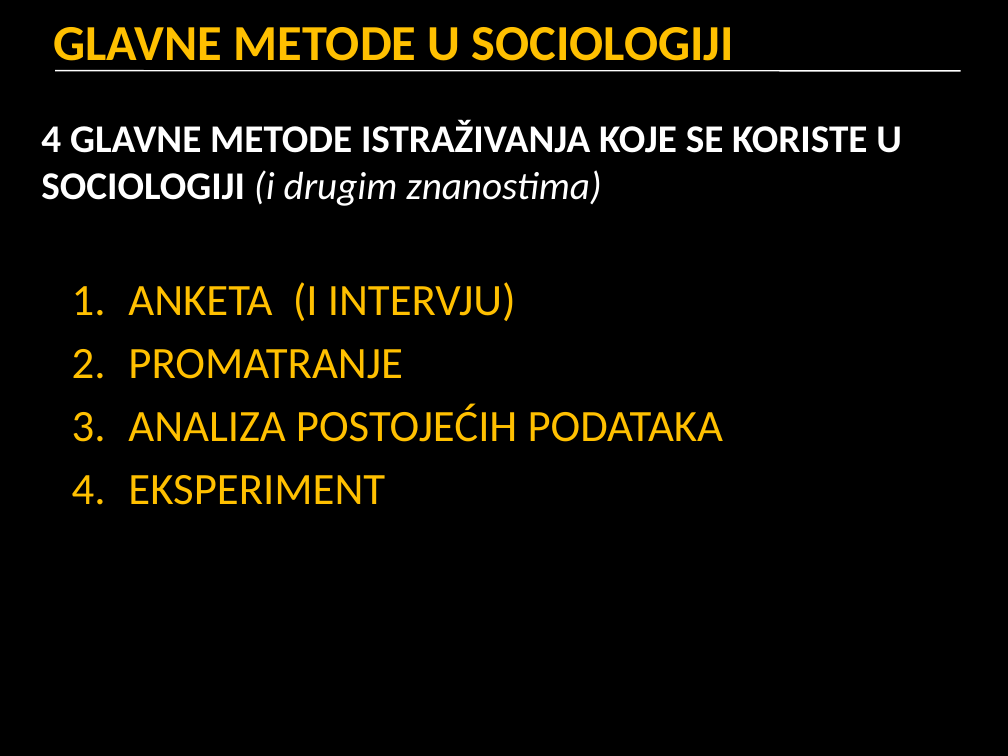
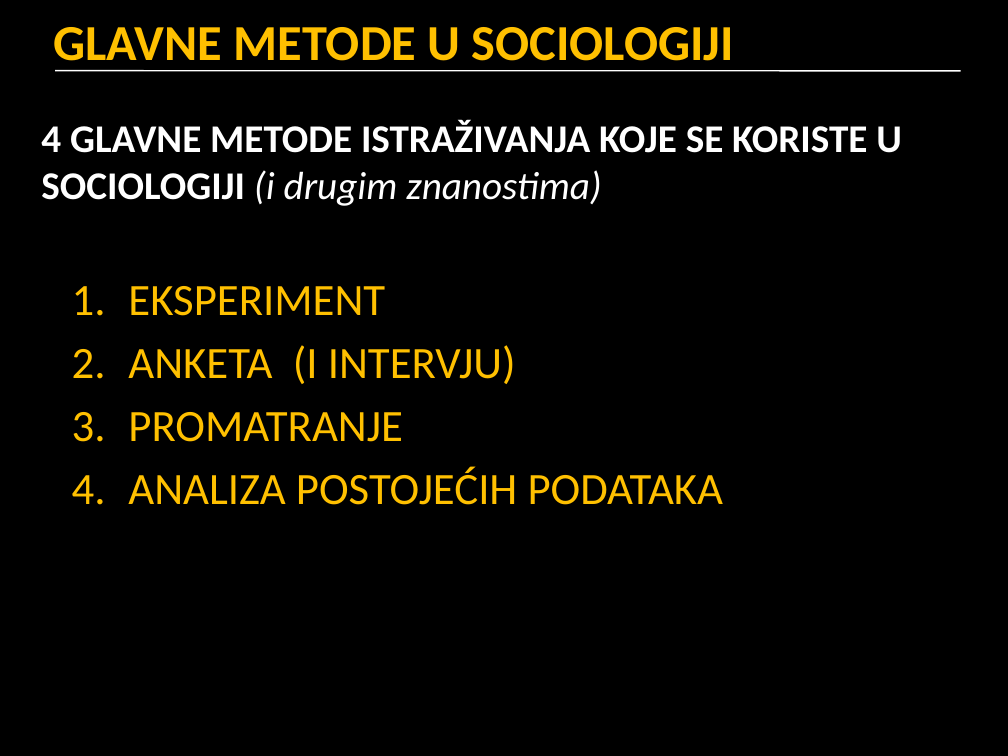
Before and after one commit to cornx/print, a slide deck: slide 27 of data/prezentacije/sociologija/002_metode_istrazivanja.pptx. Drawn at 1008x756 pixels with LibreOffice and Linux fonts; fonts in the diff are those of the drawing. Boxes give left, top, right and bottom in pixels: in the first picture for what was removed or moved away, otherwise in the second. Text is boxed around its words. In the diff, an @@ line names an element or a change of style, - is before the commit and + after.

Commit message:
metode istr. upd

```diff
--- a/data/prezentacije/sociologija/002_metode_istrazivanja.pptx
+++ b/data/prezentacije/sociologija/002_metode_istrazivanja.pptx
@@ text at [128,286,385,316]: paragraph added @@
+    1. EKSPERIMENT
@@ text at [128,475,385,505]: paragraph removed @@
-    4. EKSPERIMENT
```
Also in this commit, not shown: 12 other slides changed.
